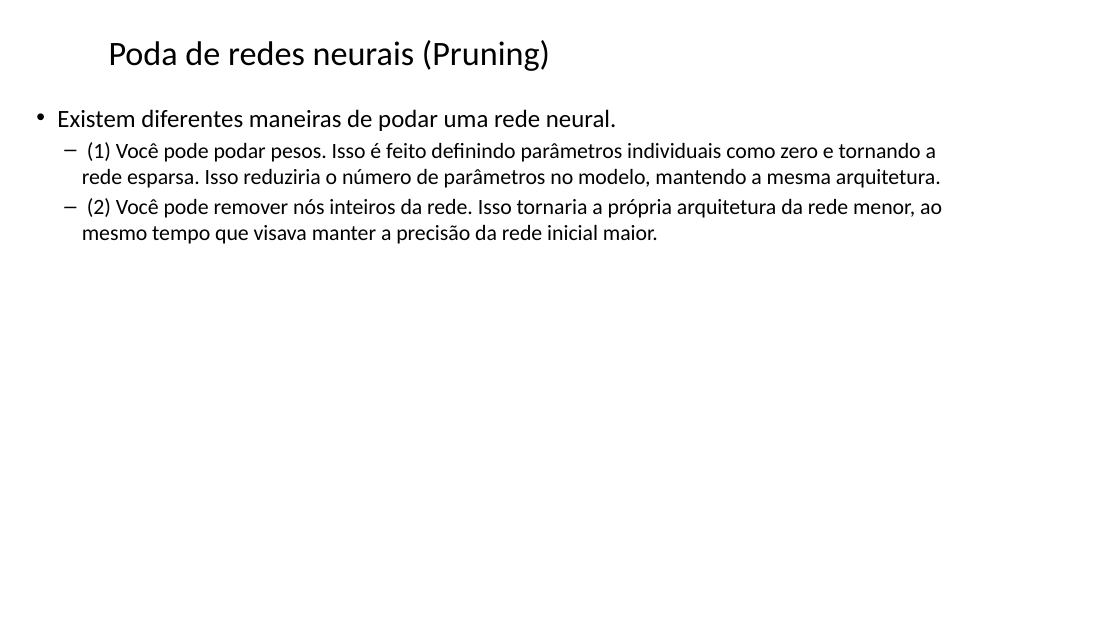
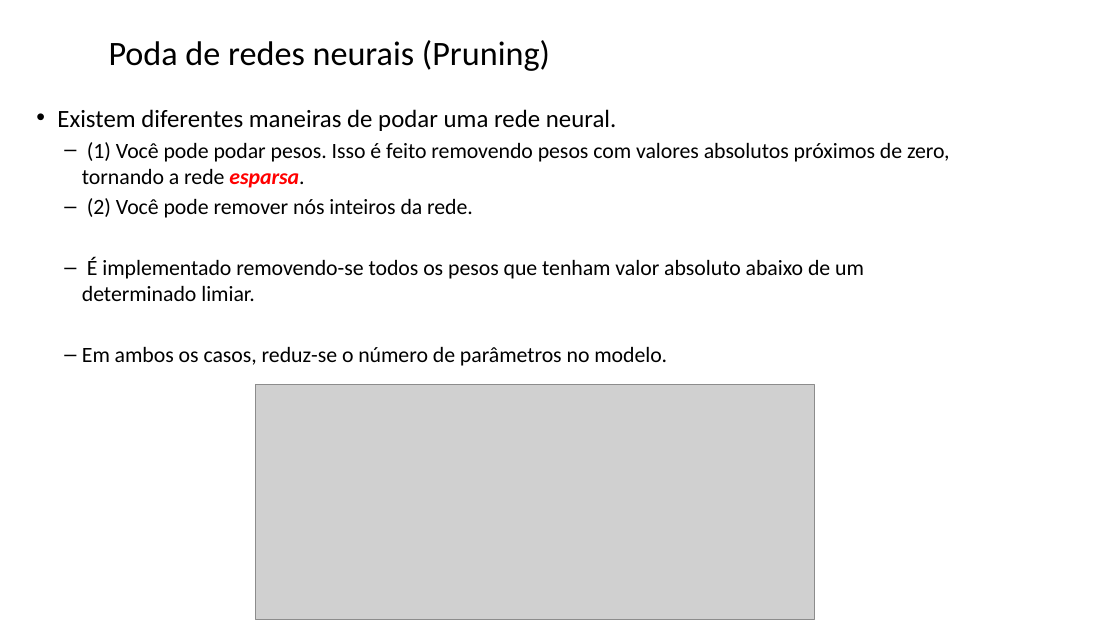
Before and after one commit to zz4fap/tp557-iot-ml, a slide deck: slide 33 of slides/TP557_14_introducao_tensorflowlite.pptx. Drawn at 1120x630 pixels with LibreOffice and Linux fonts; fonts in the diff are those of the drawing; grey boxes stand for pictures; background and template pictures are left out. Boxes give left, top, right and bottom in pixels: in the first picture for what was removed or moved away, otherwise in the second. Text is boxed around its words. In the diff, an @@ line names an element or a change of style, - is before the commit and + after.

Commit message:
update of slides

```diff
--- a/slides/TP557_14_introducao_tensorflowlite.pptx
+++ b/slides/TP557_14_introducao_tensorflowlite.pptx
@@ text at bbox=[82, 142, 950, 366]: text changed @@
-  – (1) Você pode podar pesos. Isso é feito definindo parâmetros individuais como zero e tornando a rede esparsa. Isso reduziria o número de parâmetros no modelo, mantendo a mesma arquitetura.
-  – (2) Você pode remover nós inteiros da rede. Isso tornaria a própria arquitetura da rede menor, ao mesmo tempo que visava manter a precisão da rede inicial maior.
+  – (1) Você pode podar pesos. Isso é feito removendo pesos com valores absolutos próximos de zero, tornando a rede esparsa.
+  – (2) Você pode remover nós inteiros da rede.
+  – É implementado removendo-se todos os pesos que tenham valor absoluto abaixo de um determinado limiar.
+  – Em ambos os casos, reduz-se o número de parâmetros no modelo.
@@ picture added at bbox=[255, 385, 814, 620] @@
```
Also in this commit, not shown: 8 other slides changed, 1 slide removed.
